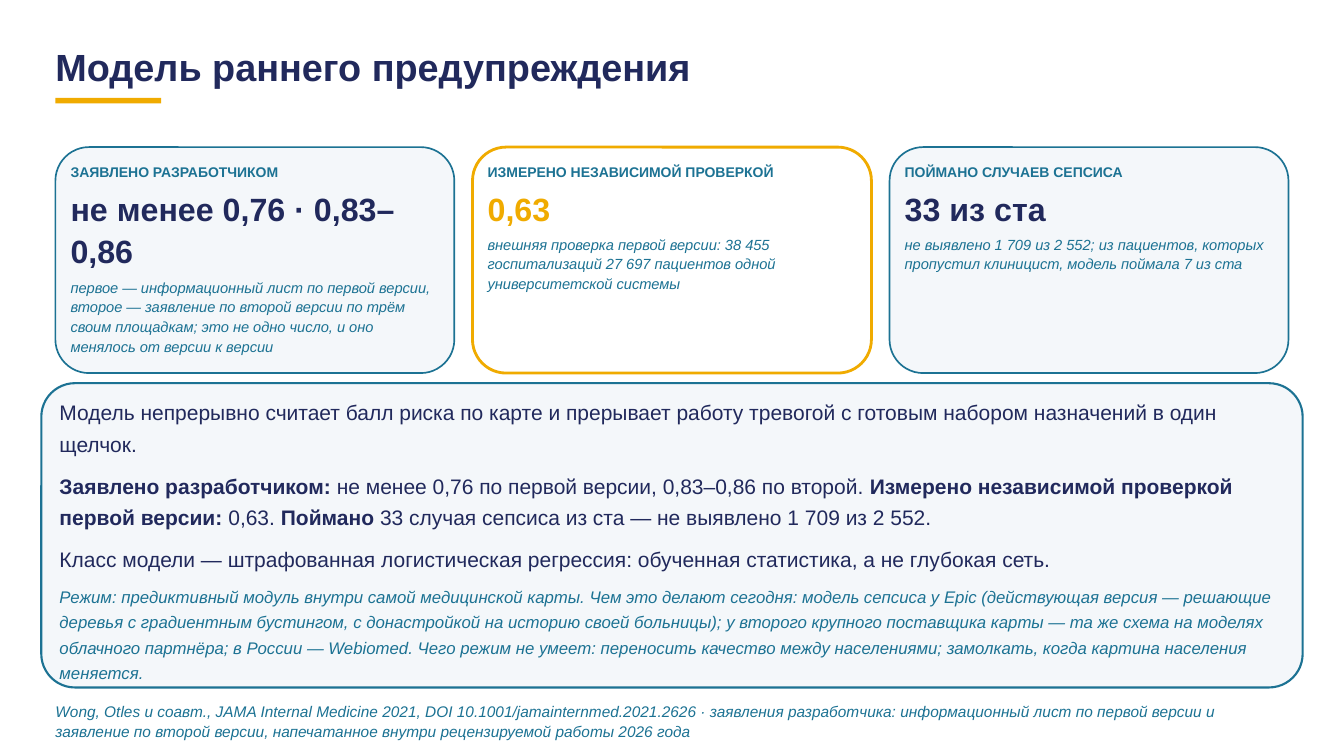
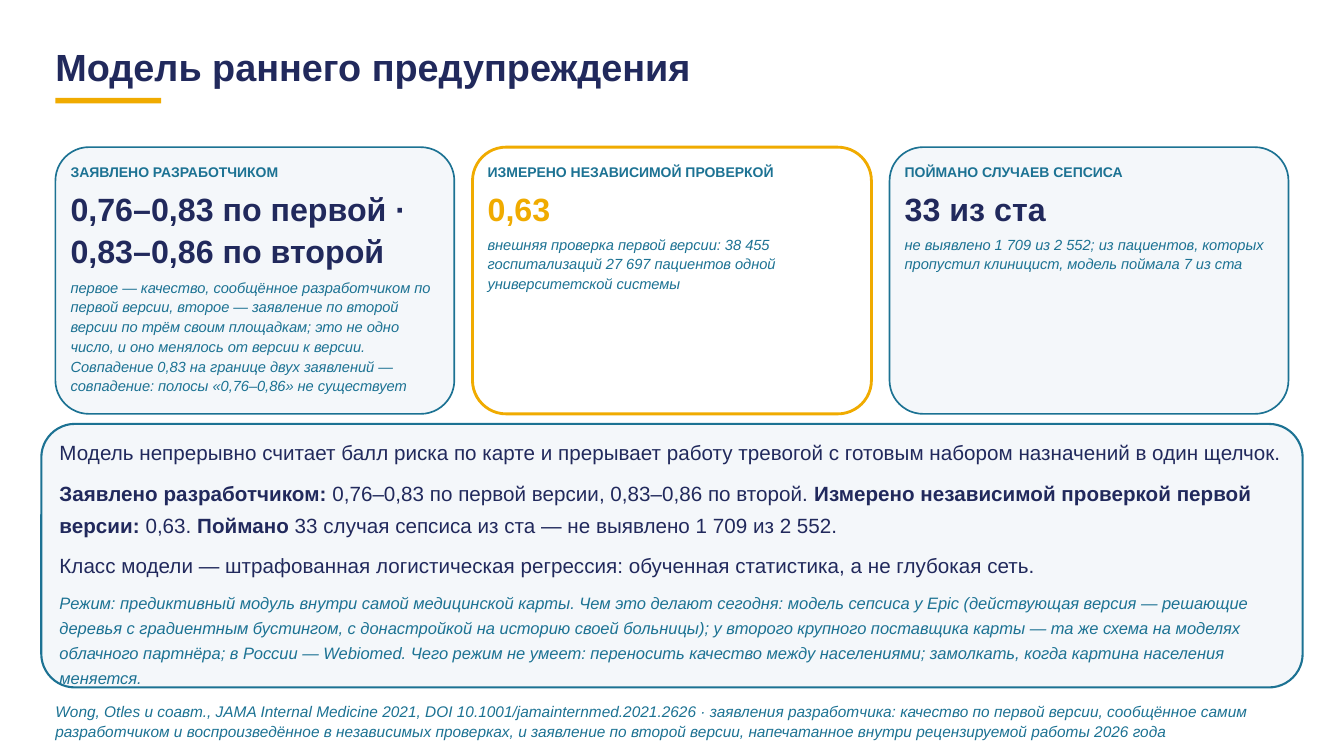
Before and after one commit to tellina-study/AI-usage-lessons, a slide deck: slide 57 of library/lectures/lec-07/rework/deck/lec-07-karkas.pptx. Drawn at 1344x756 pixels with LibreOffice and Linux fonts; fonts in the diff are those of the drawing. Boxes give left, top, right and bottom in pixels: in the first picture for what was removed or moved away, otherwise in the second. Text is boxed around its words. In the diff, an @@ line names an element or a change of style, - is before the commit and + after.

```diff
--- a/library/lectures/lec-07/rework/deck/lec-07-karkas.pptx
+++ b/library/lectures/lec-07/rework/deck/lec-07-karkas.pptx
@@ rounded rectangle: place and size @@
-rounded rectangle at (55,147,455,373)
+rounded rectangle at (55,147,455,414)
@@ rounded rectangle: place and size @@
-rounded rectangle at (473,147,872,373)
+rounded rectangle at (473,147,872,414)
@@ proportions changed in 4 elements at (41,424,1303,688), (55,147,455,414), (473,147,872,414), (890,147,1290,414) @@
@@ rounded rectangle: place and size @@
-rounded rectangle at (890,147,1290,373)
+rounded rectangle at (890,147,1290,414)
@@ text at (71,197,387,269): text changed @@
-не менее 0,76 · 0,83–0,86
+0,76–0,83 по первой · 0,83–0,86 по второй
@@ text at (71,282,430,394): text changed @@
-первое — информационный лист по первой версии, второе — заявление по второй версии по трём своим площадкам; это не одно число, и оно менялось от версии к версии
+первое — качество, сообщённое разработчиком по первой версии, второе — заявление по второй версии по трём своим площадкам; это не одно число, и оно менялось от версии к версии. Совпадение 0,83 на границе двух заявлений — совпадение: полосы «0,76–0,86» не существует
@@ rounded rectangle: place and size @@
-rounded rectangle at (41,383,1303,688)
+rounded rectangle at (41,424,1303,688)
@@ text at (59,444,1280,687): size 15 to 14.7 pt in "Модель непрерывно считает балл риска по карте ...", "Класс модели — штрафованная логистическая регрессия: обученн ..."; size 12 to 11.8 pt in "Режим: предиктивный модуль внутри самой медицинской карты. ..." @@
@@ text "Модель непрерывно считает балл риска ...": place and size @@
-text "Модель непрерывно считает балл риска ..." at (59,404,1271,683)
+text "Модель непрерывно считает балл риска ..." at (59,444,1280,687)
@@ text at (59,485,1251,537): text changed; size 15 to 14.7 pt @@
-Заявлено разработчиком: не менее 0,76 по первой версии, 0,83–0,86 по второй. Измерено независимой проверкой первой версии: 0,63. Поймано 33 случая сепсиса из ста — не выявлено 1 709 из 2 552.
+Заявлено разработчиком: 0,76–0,83 по первой версии, 0,83–0,86 по второй. Измерено независимой проверкой первой версии: 0,63. Поймано 33 случая сепсиса из ста — не выявлено 1 709 из 2 552.
@@ text at (55,705,1247,741): text changed @@
-Wong, Otles и соавт., JAMA Internal Medicine 2021, DOI 10.1001/jamainternmed.2021.2626 · заявления разработчика: информационный лист по первой версии и заявление по второй версии, напечатанное внутри рецензируемой работы 2026 года
+Wong, Otles и соавт., JAMA Internal Medicine 2021, DOI 10.1001/jamainternmed.2021.2626 · заявления разработчика: качество по первой версии, сообщённое самим разработчиком и воспроизведённое в независимых проверках, и заявление по второй версии, напечатанное внутри рецензируемой работы 2026 года
```
Also in this commit, not shown: 6 other slides changed, 15 other files.
